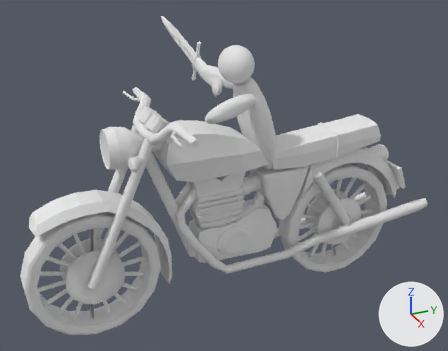
Before and after pictures for a commit that changed the OBJ model Resources/bikmid/bikmid.obj.
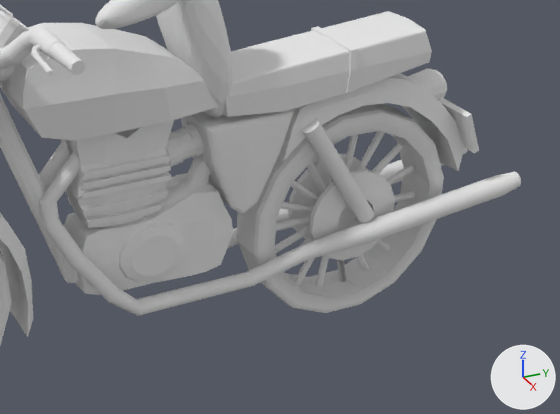
The first picture shows the older version from a 50 mm lens placed at (8.97, -3.13, 6.21), pointed at (-0.87, 1.3, 1.29). The close-ups show both versions on the part from 35% to 100% of the width and 31% to 93% of the height of that picture; other places that the commit changed are outside them. The axes (+X, +Y, +Z) are drawn at lower right. The lights are the same throughout. Where no turn or scale is listed for an object, it has been applied to the vertices. Vertices at the same position are counted once.

Objects in the first close-up: 'Engine_1_Cube.004', 'Engine_2_Cube.004', 'Engine_3_Cube.004', 'Engine_4_Cylinder.004', 'Exhaust_left_Cylinder.004', 'Exhaust_right_Cylinder.004', 'Gas_Tank_Cube.004', 'Main_shaft_Cylinder.004', 'Rear_water_Cube.004', 'Rear_wheel_Cylinder.004', 'Rear_wheel_inside_Cylinder.004', 'Seat_Cube.004', '立方体.011'.
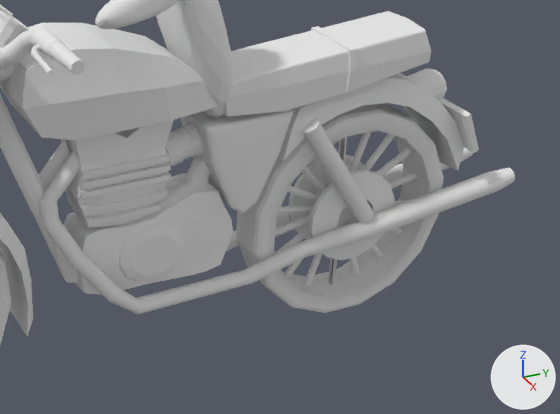
What differs and where, as boxes (x1, y1, x2, y2) in the close-ups (560 x 414 px; the box of a moved part takes in the faces that stretch with it):
'Exhaust_right_Cylinder.004', mesh turned
    before: (39, 151, 521, 316)
    after: (39, 151, 515, 314)
'Rear_wheel_inside_Cylinder.004', reshaped
    before: (274, 131, 415, 288)
    after: (275, 132, 417, 285)
'Exhaust_left_Cylinder.004', mesh turned
    before: (39, 140, 468, 249)
    after: (39, 140, 473, 251)
part 3 of me_rear_wheel_inside_cylinder_004, moved or reshaped
    before: (294, 131, 385, 284)
    after: (284, 134, 395, 278)
part 4 of me_rear_wheel_inside_cylinder_004, moved or reshaped
    before: (274, 165, 414, 253)
    after: (275, 172, 417, 237)
part 5 of me_rear_wheel_inside_cylinder_004, moved or reshaped
    before: (281, 202, 314, 213)
    after: (288, 185, 402, 235)
part 6 of me_rear_wheel_inside_cylinder_004, moved or reshaped
    before: (307, 161, 369, 270)
    after: (320, 161, 360, 275)
part 7 of me_rear_wheel_inside_cylinder_004, moved or reshaped
    before: (315, 135, 358, 288)
    after: (304, 132, 371, 285)
part 8 of me_rear_wheel_inside_cylinder_004, moved or reshaped
    before: (283, 143, 403, 273)
    after: (275, 148, 411, 254)
part 9 of me_rear_wheel_inside_cylinder_004, moved or reshaped
    before: (276, 191, 415, 231)
    after: (278, 200, 410, 214)
part 10 of me_rear_wheel_inside_cylinder_004, moved or reshaped
    before: (291, 181, 390, 251)
    after: (302, 167, 383, 259)
part 11 of me_rear_wheel_inside_cylinder_004, rebuilt
    before: (329, 176, 346, 282)
    after: (328, 137, 347, 284)

Diff of the bpy script that builds the scene:
```diff
--- a/Resources/bikmid/bikmid.obj.py
+++ b/Resources/bikmid/bikmid.obj.py
@@ me_exhaust_left_cylinder_004 @@
 me_exhaust_left_cylinder_004.from_pydata(...)  # 384 vertices, 734 faces; spans x -0.56..-0.04, y -0.06..5.18, z -0.07..1.69
+# me_exhaust_left_cylinder_004 part 1: the whole mesh is turned -1 degrees about the z axis through the mesh origin
 me_exhaust_left_cylinder_004.materials.append(mat_exhaust_004)
@@ me_exhaust_right_cylinder_004 @@
 me_exhaust_right_cylinder_004.from_pydata(...)  # 384 vertices, 734 faces; spans x 0.05..0.52, y -0.05..5.18, z -0.07..1.69
+# me_exhaust_right_cylinder_004 part 2: the whole mesh is turned 1.1 degrees about the z axis through the mesh origin
 me_exhaust_right_cylinder_004.materials.append(mat_exhaust_004)
@@ me_rear_wheel_inside_cylinder_004 @@
-me_rear_wheel_inside_cylinder_004.from_pydata(...)  # 111 vertices, 195 faces; spans x -0.05..0.03, y 2.25..4.19, z -0.64..1.29
+me_rear_wheel_inside_cylinder_004.from_pydata(...)  # 112 vertices, 196 faces; spans x -0.06..0.03, y 2.27..4.2, z -0.59..1.36
+# me_rear_wheel_inside_cylinder_004 part 3: the loose piece of 12 vertices spanning x -0.05..0.03, y 2.71..3.73, z -0.53..1.18 is turned -10.2 degrees about the x axis through its middle, then moved by (-0.01, 0.02, 0.06)
+# me_rear_wheel_inside_cylinder_004 part 4: the loose piece of 12 vertices spanning x -0.05..0.03, y 2.29..4.14, z -0.04..0.69 is turned -10.2 degrees about the x axis through its middle, then moved by (-0.01, 0.02, 0.06)
+# me_rear_wheel_inside_cylinder_004 part 5: the loose piece of 12 vertices spanning x -0.05..0.03, y 2.29..4.14, z -0.04..0.68 is turned -10.2 degrees about the x axis through its middle, then moved by (-0.01, 0.02, 0.06)
+# me_rear_wheel_inside_cylinder_004 part 6: the loose piece of 12 vertices spanning x -0.05..0.03, y 2.7..3.73, z -0.53..1.18 is turned -10.2 degrees about the x axis through its middle, then moved by (-0.01, 0.02, 0.06)
+# me_rear_wheel_inside_cylinder_004 part 7: the loose piece of 12 vertices spanning x -0.05..0.03, y 3.02..3.41, z -0.64..1.29 is turned -10.2 degrees about the x axis through its middle, then moved by (-0.01, 0.02, 0.06)
+# me_rear_wheel_inside_cylinder_004 part 8: the loose piece of 12 vertices spanning x -0.05..0.03, y 2.45..3.98, z -0.33..0.98 is turned -10.2 degrees about the x axis through its middle, then moved by (-0.01, 0.02, 0.06)
+# me_rear_wheel_inside_cylinder_004 part 9: the loose piece of 12 vertices spanning x -0.05..0.03, y 2.25..4.19, z 0.29..0.36 is turned -10.2 degrees about the x axis through its middle, then moved by (-0.01, 0.02, 0.06)
+# me_rear_wheel_inside_cylinder_004 part 10: the loose piece of 12 vertices spanning x -0.05..0.03, y 2.45..3.98, z -0.32..0.97 is scaled about its middle by (1, 0.837, 1.2), then moved by (-0.01, 0.02, 0.06)
+# me_rear_wheel_inside_cylinder_004 part 11: the loose piece of 15 vertices spanning x -0.05..0.03, y 3.01..3.42, z -0.64..1.29 is rebuilt with 16 vertices and now spans x -0.05..0.02, y 3.2..3.27, z -0.59..1.36
 me_rear_wheel_inside_cylinder_004.materials.append(mat_exhaust_004)
```
